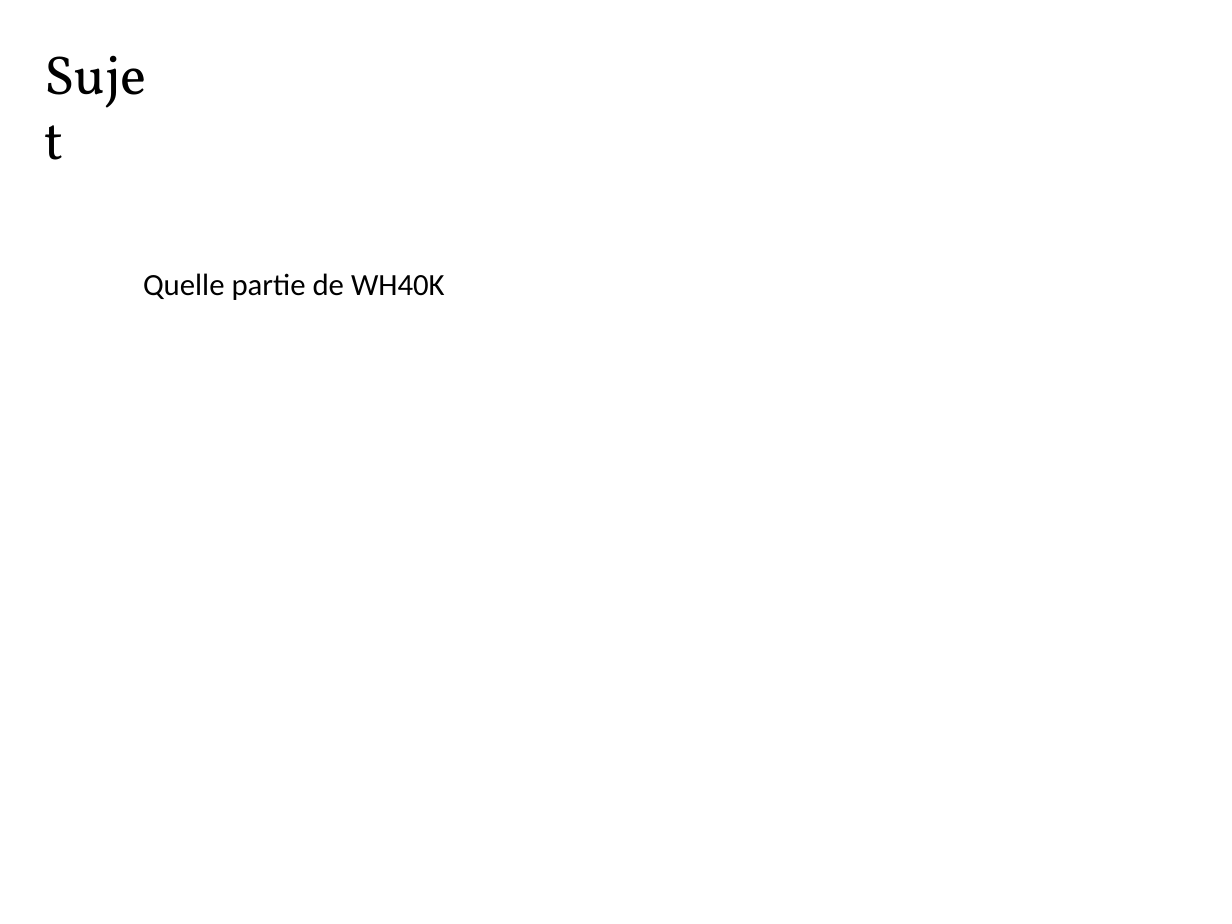
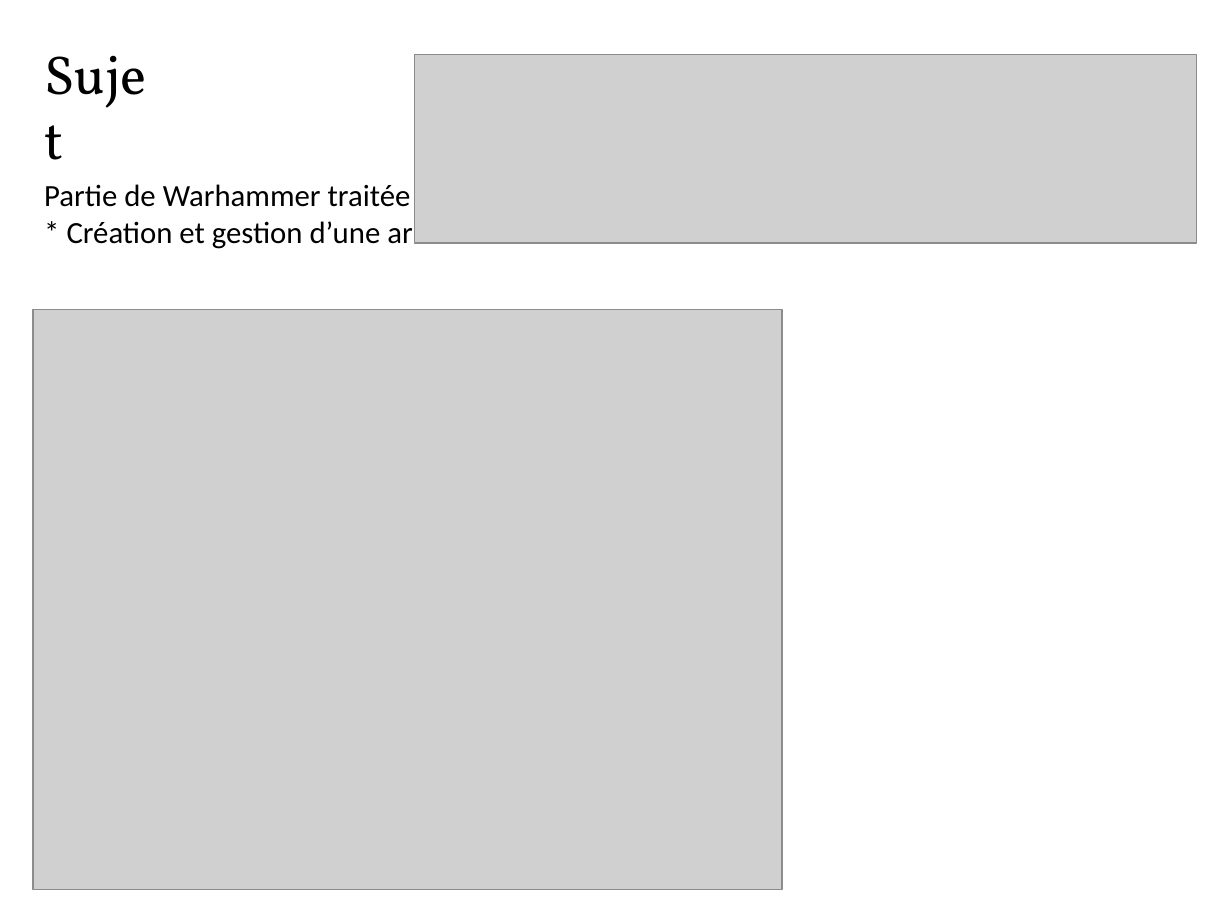
Before and after one commit to Nicaps/army-factory, a slide deck: slide 4 of Documents/14 décembre 2016/Pres.pptx. Drawn at 1232x924 pixels with LibreOffice and Linux fonts; fonts in the diff are those of the drawing; grey boxes stand for pictures. Boxes give left, top, right and bottom in pixels: in the first picture for what was removed or moved away, otherwise in the second. Text is boxed around its words. In the diff, an @@ line names an element or a change of style, - is before the commit and + after.

```diff
--- a/Documents/14 décembre 2016/Pres.pptx
+++ b/Documents/14 décembre 2016/Pres.pptx
@@ picture added at (x1=415, y1=54, x2=1196, y2=243) @@
@@ text at (x1=44, y1=184, x2=468, y2=251): text changed @@
-Quelle partie de WH40K
+Partie de Warhammer traitée :
+* Création et gestion d’une armée
@@ picture added at (x1=33, y1=309, x2=782, y2=890) @@
```
Also in this commit, not shown: 2 other slides changed.
